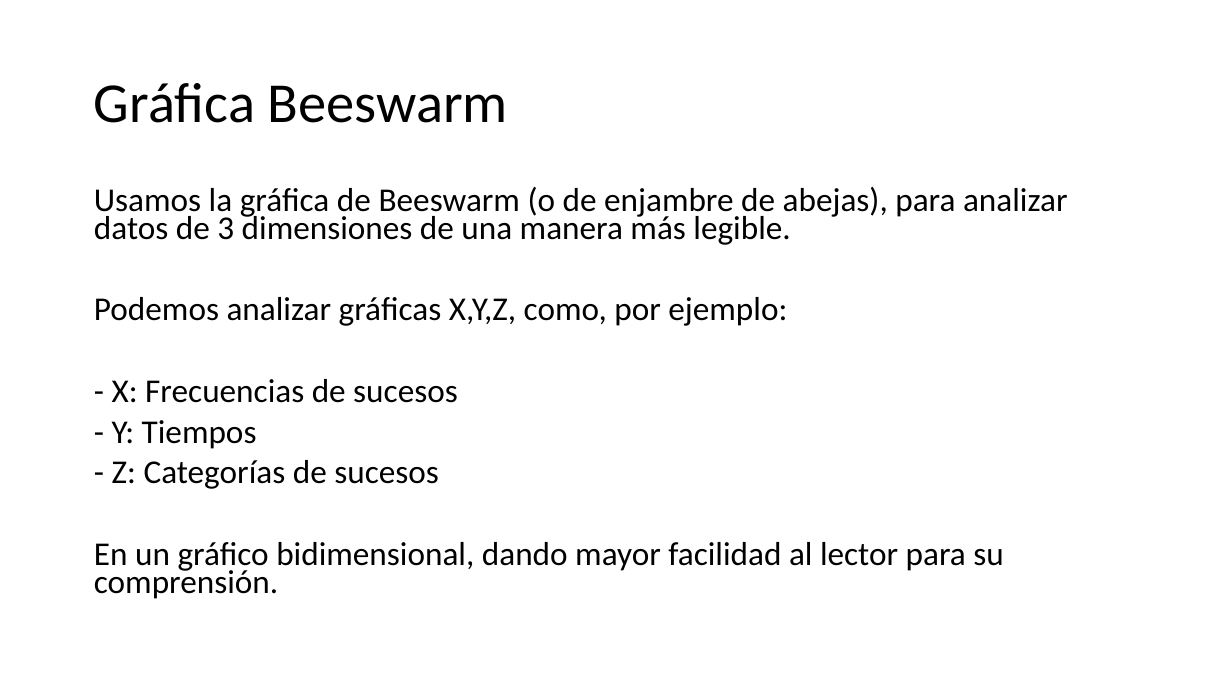
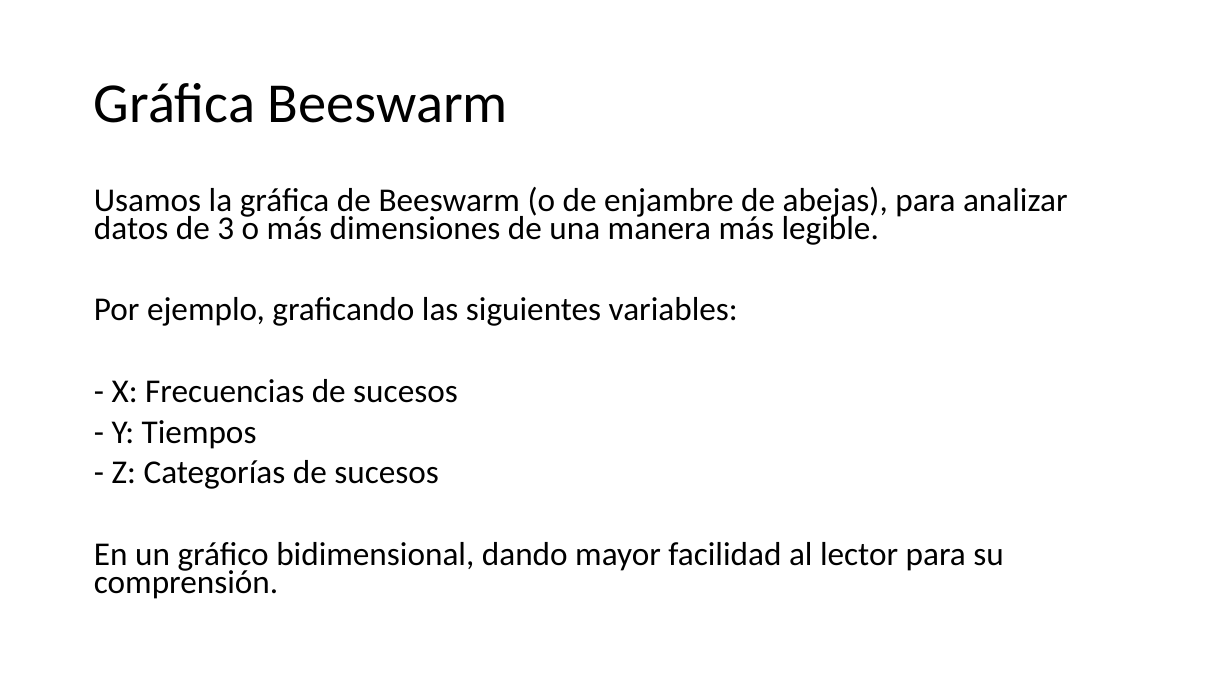
Before and after one commit to diegosanfuen/VisulizacionDatosPEC2PUB, a slide deck: slide 16 of PEC 2 Visualización de datos - Diego Sánchez de la Fuente.pptx. Drawn at 1232x693 pixels with LibreOffice and Linux fonts; fonts in the diff are those of the drawing. Boxes give left, top, right and bottom in pixels: in the first picture for what was removed or moved away, otherwise in the second. Text is boxed around its words. In the diff, an @@ line names an element or a change of style, - is before the commit and + after.

```diff
--- a/PEC 2 Visualización de datos - Diego Sánchez de la Fuente.pptx
+++ b/PEC 2 Visualización de datos - Diego Sánchez de la Fuente.pptx
@@ text at [94,187,1068,326]: text changed @@
-Usamos la gráfica de Beeswarm (o de enjambre de abejas), para analizar datos de 3 dimensiones de una manera más legible.
-Podemos analizar gráficas X,Y,Z, como, por ejemplo:
+Usamos la gráfica de Beeswarm (o de enjambre de abejas), para analizar datos de 3 o más dimensiones de una manera más legible.
+Por ejemplo, graficando las siguientes variables:
```
Also in this commit, not shown: 2 other slides changed.
